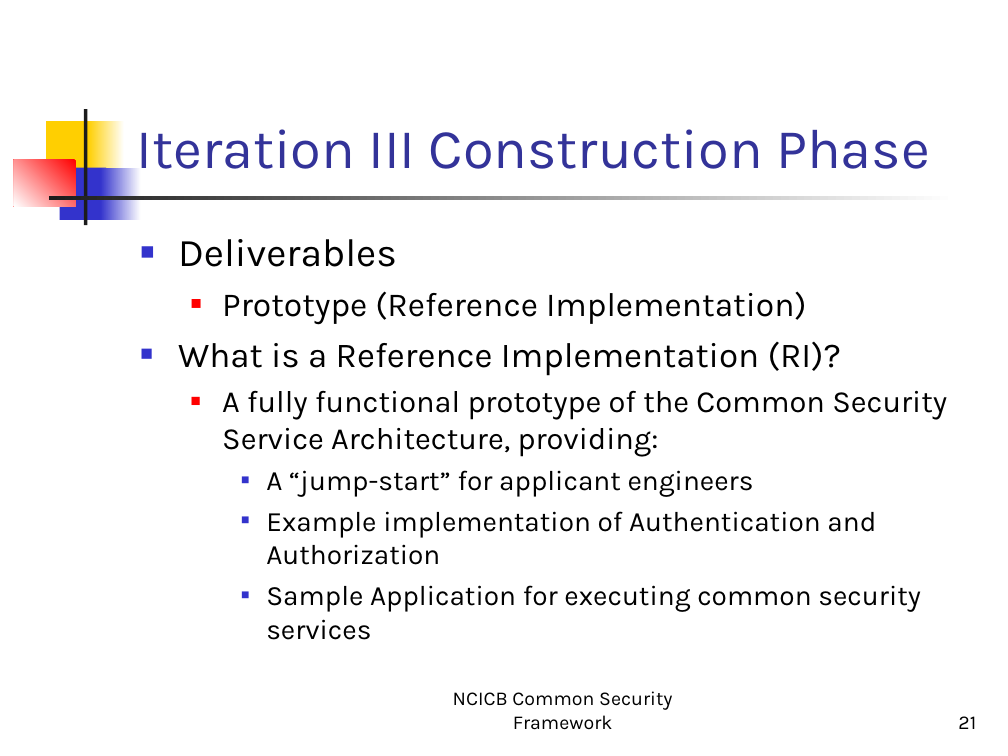
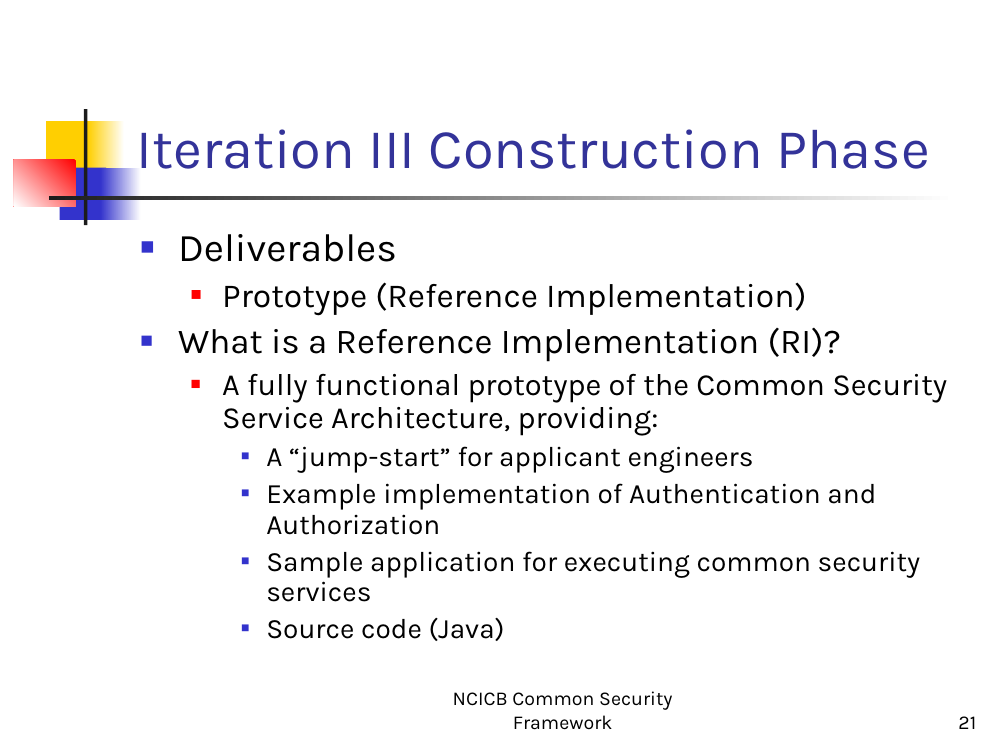
Before and after one commit to NCIP/common-security-module, a slide deck: slide 21 of phase2/doc/Security_working_group_presentation.ppt. Drawn at 1008x756 pixels with LibreOffice and Linux fonts; fonts in the diff are those of the drawing. Boxes give left, top, right and bottom in pixels: in the first picture for what was removed or moved away, otherwise in the second. Text is boxed around its words. In the diff, an @@ line names an element or a change of style, - is before the commit and + after.

Commit message:
minor revision on RI
SVN-Revision: 18

```diff
--- a/phase2/doc/Security_working_group_presentation.ppt
+++ b/phase2/doc/Security_working_group_presentation.ppt
@@ text at <box>178,234,947,535</box>: line spacing 1 to 0.9 @@
@@ text at <box>266,551,921,641</box>: text changed @@
-    ■ Sample Application for executing common security services
+    ■ Sample application for executing common security services
+    ■ Source code (Java)
```
